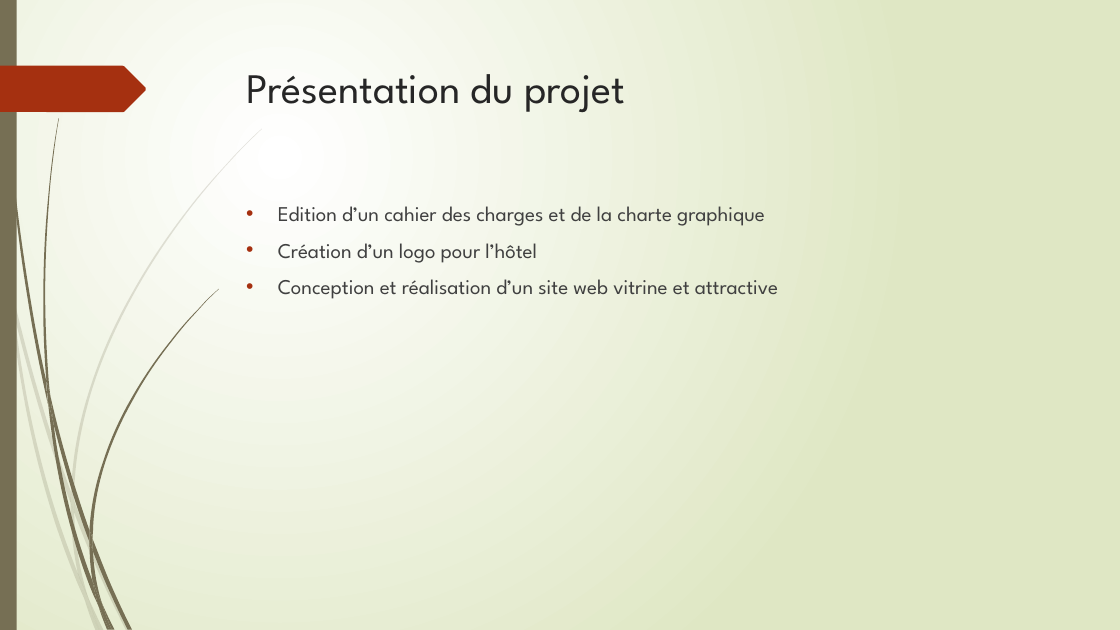
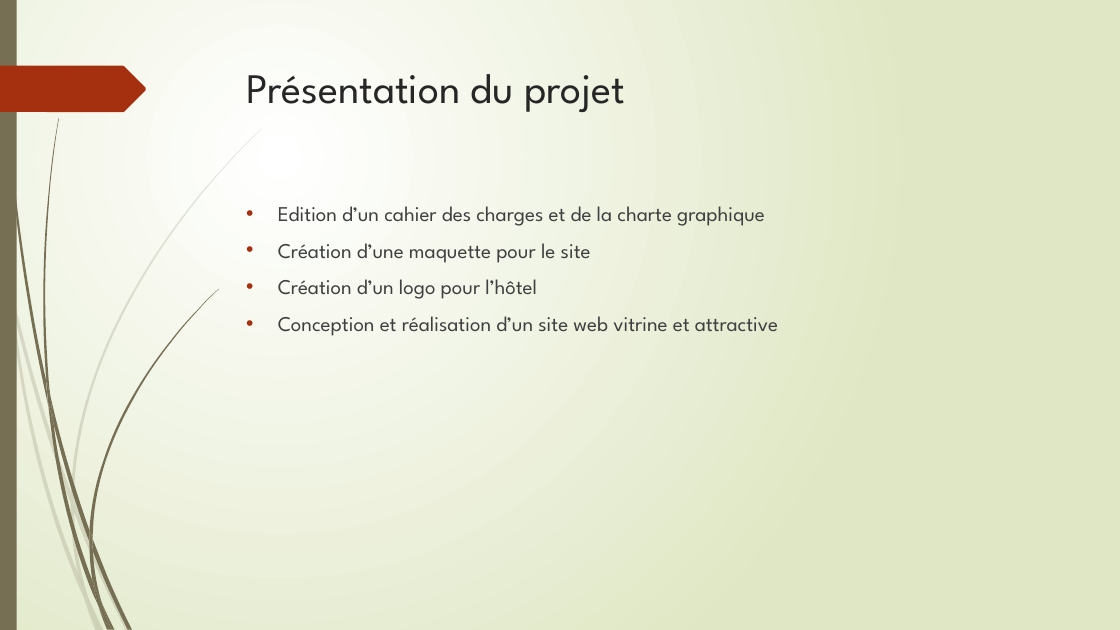
Before and after one commit to binou95diallo/projetHotelSA, a slide deck: slide 2 of SonatelAcademieHôtel.pptx. Drawn at 1120x630 pixels with LibreOffice and Linux fonts; fonts in the diff are those of the drawing. Boxes give left, top, right and bottom in pixels: in the first picture for what was removed or moved away, otherwise in the second. Text is boxed around its words. In the diff, an @@ line names an element or a change of style, - is before the commit and + after.

```diff
--- a/SonatelAcademieHôtel.pptx
+++ b/SonatelAcademieHôtel.pptx
@@ text at bbox=[278, 243, 591, 263]: paragraph added @@
+• Création d’une maquette pour le site
```
Also in this commit, not shown: 3 other slides changed, 6 slides added.
